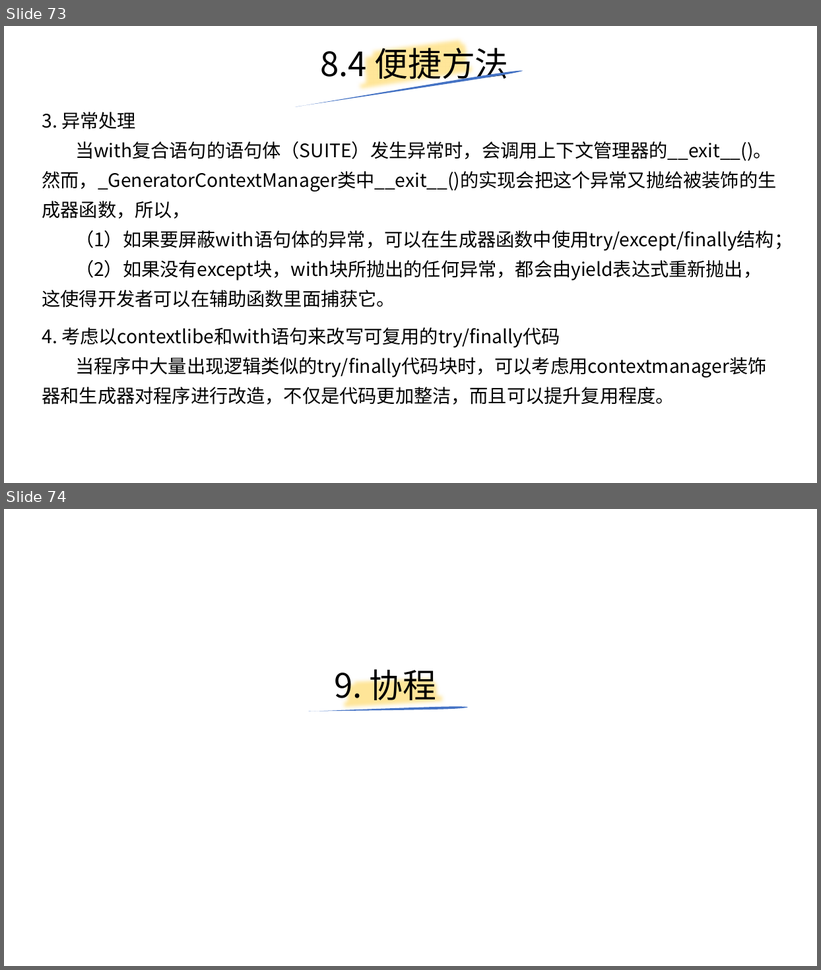
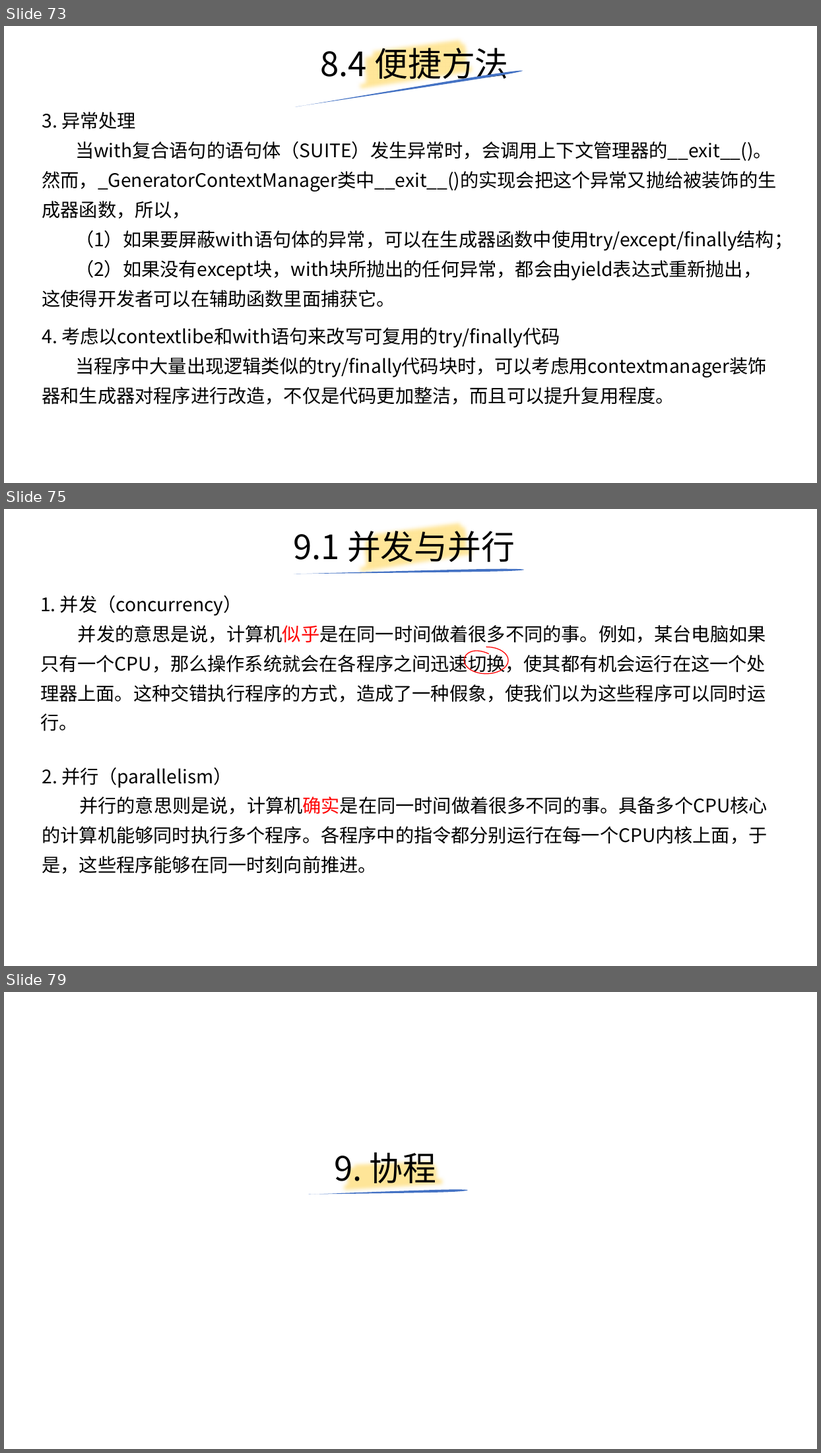
Before and after one commit to yiwenliu/CorePython, a slide deck: PPT/CorePython.pptx. Shown one above the other, each under a label of ours: slides 73 and 74 before the commit, slides 73, 75 and 79 after it; the slides between them are not shown. The pictures are 821x970 and 821x1453 pixels, drawn with LibreOffice and Linux fonts; fonts in the diff are those of the drawing. Boxes give left, top, right and bottom in pixels: in the first picture for what was removed or moved away, otherwise in the second. Text is boxed around its words. In the diff, an @@ line names an element or a change of style, - is before the commit and + after.

```diff
--- a/PPT/CorePython.pptx
+++ b/PPT/CorePython.pptx
@@ slide 75 added at (4, 509, 817, 966), background #FFFFFF @@
@@ title added at (293, 525, 515, 568), 39.6 pt, text #000000 @@
+9.1 并发与并行
@@ freeform shape added at (356, 509, 480, 590), outline #FFE699 16 pt @@
@@ freeform shape added at (294, 569, 524, 574), fill #4472C4 @@
@@ text added at (40, 595, 766, 731), 22 pt, text #000000 @@
+1. 并发（concurrency）
+并发的意思是说，计算机似乎是在同一时间做着很多不同的事。例如，某台电脑如果只有一个CPU，那么操作系统就会在各程序之间迅速切换，使其都有机会运行在这一个处理器上面。这种交错执行程序的方式，造成了一种假象，使我们以为这些程序可以同时运行。
@@ freeform shape added at (465, 647, 508, 674), outline #FF0000 1 pt @@
@@ text added at (42, 768, 768, 874), 22 pt, text #000000 @@
+2. 并行（parallelism）
+并行的意思则是说，计算机确实是在同一时间做着很多不同的事。具备多个CPU核心的计算机能够同时执行多个程序。各程序中的指令都分别运行在每一个CPU内核上面，于是，这些程序能够在同一时刻向前推进。
@@ what was slide 74 is now slide 79 @@
```
Also in this commit, not shown: 4 other slides added.
